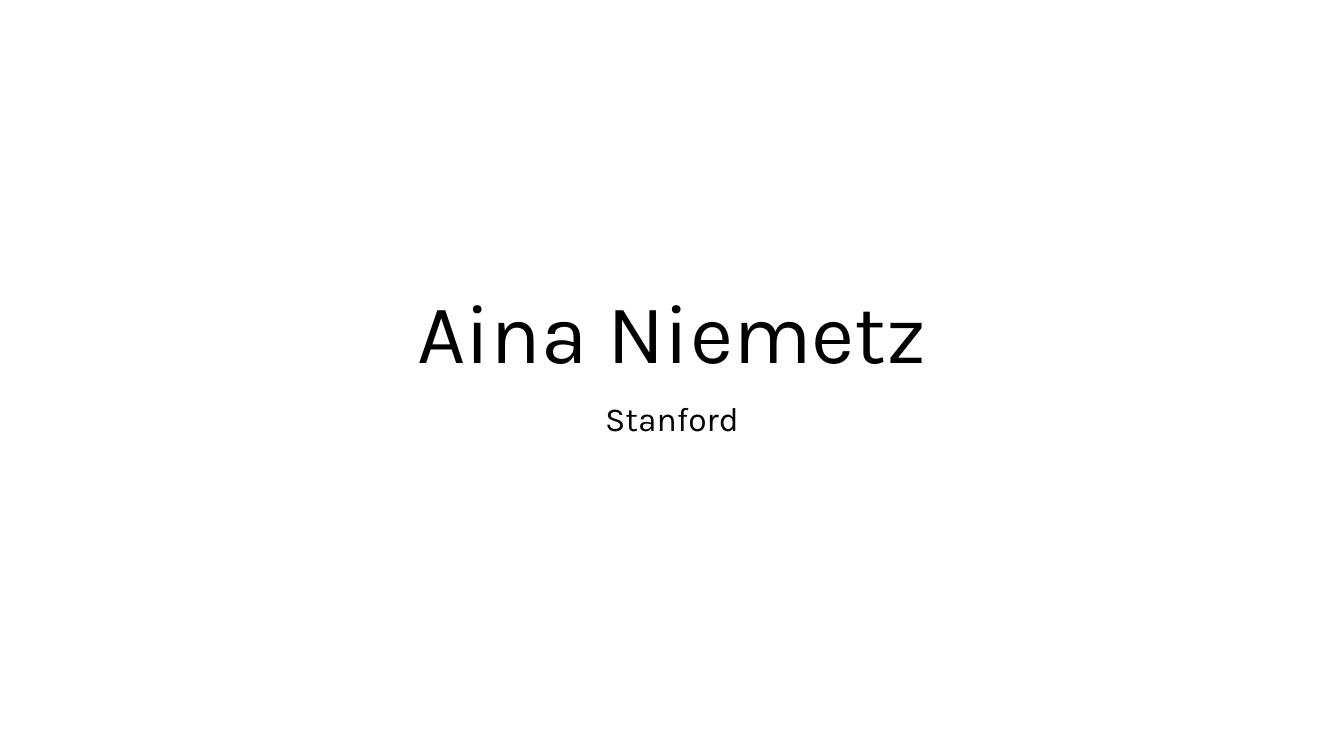
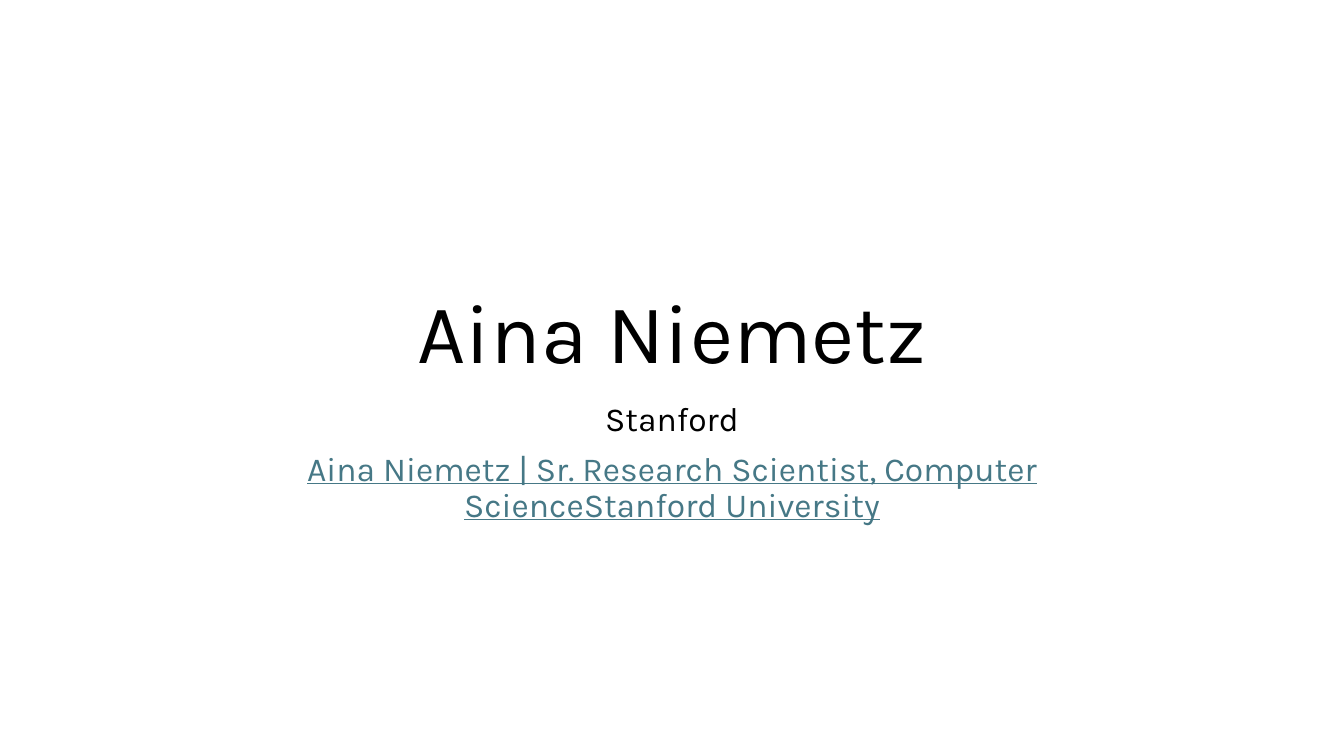
Before and after one commit to NikolajBjorner/ShonanArtOfSAT, a slide deck: slide 12 of Introductions.pptx. Drawn at 1344x756 pixels with LibreOffice and Linux fonts; fonts in the diff are those of the drawing. Boxes give left, top, right and bottom in pixels: in the first picture for what was removed or moved away, otherwise in the second. Text is boxed around its words. In the diff, an @@ line names an element or a change of style, - is before the commit and + after.

```diff
--- a/Introductions.pptx
+++ b/Introductions.pptx
@@ subtitle at (307, 458, 1036, 525): paragraph added @@
+Aina Niemetz | Sr. Research Scientist, Computer ScienceStanford University
```
Also in this commit, not shown: 16 other slides changed.
